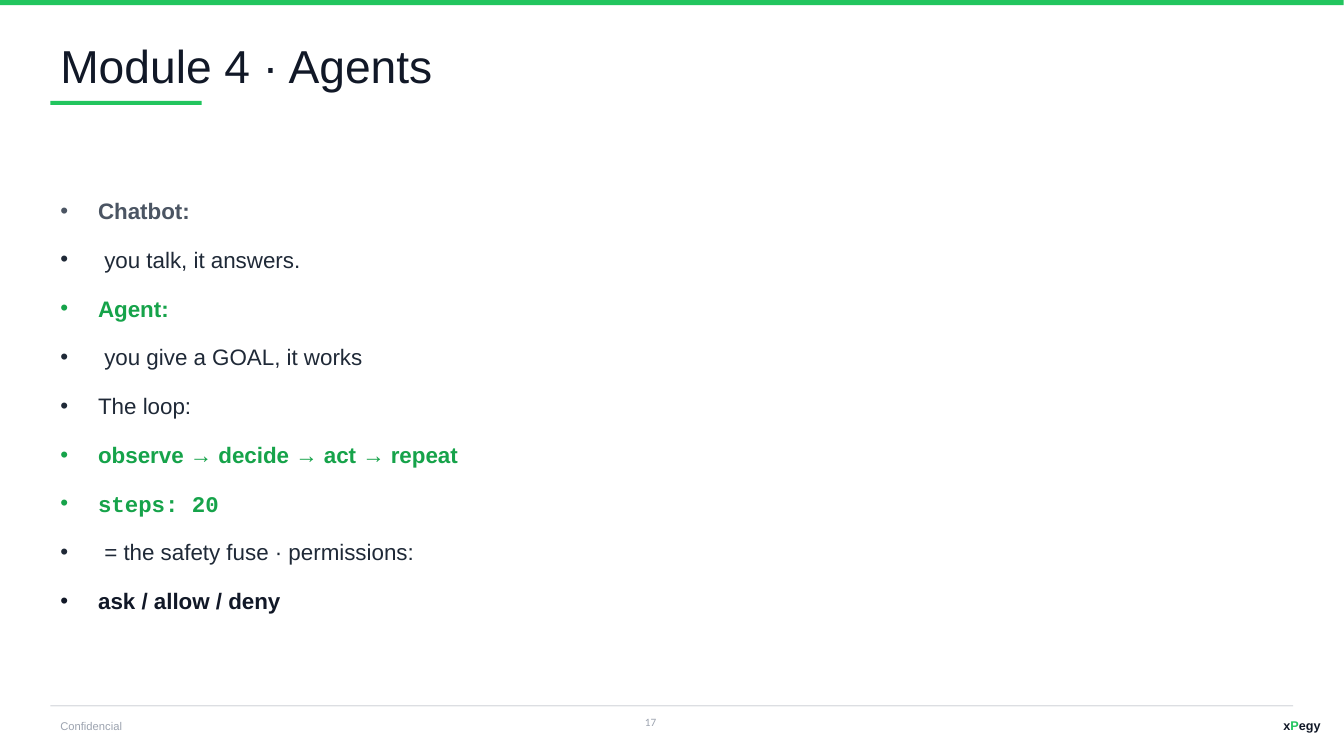
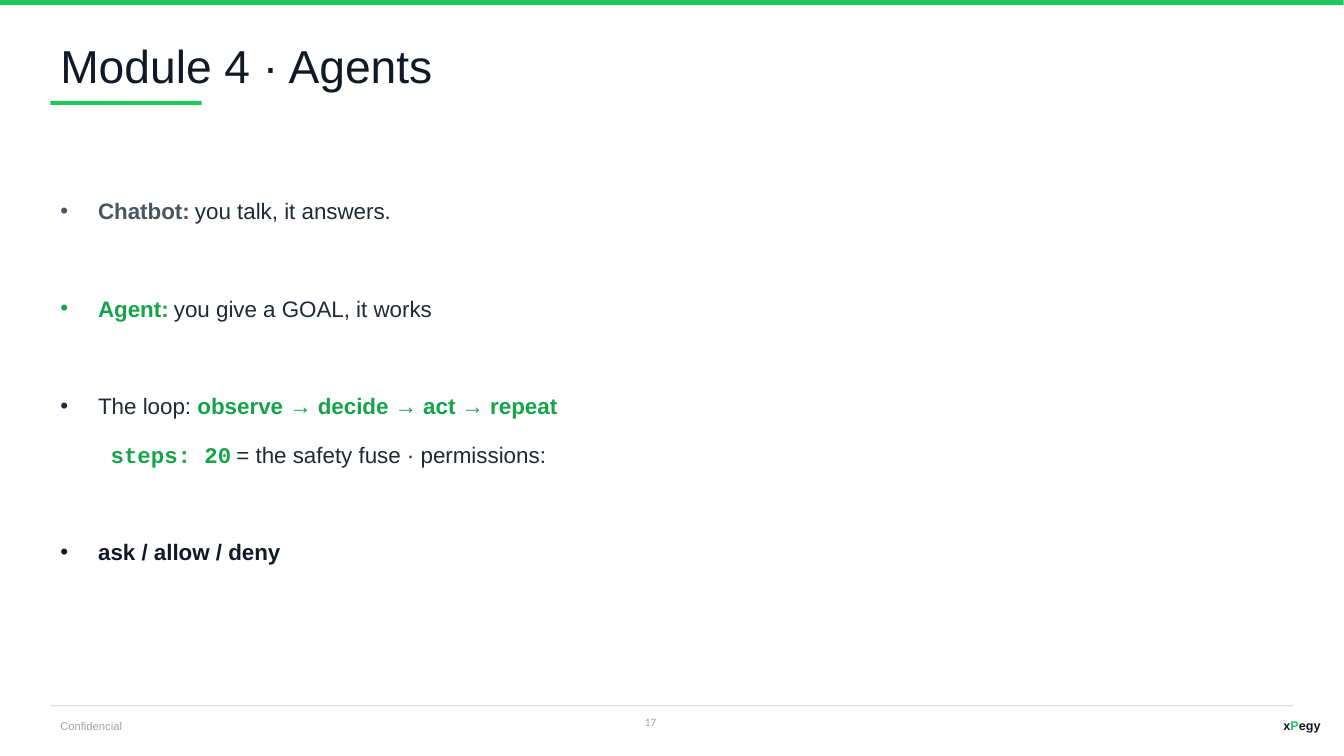
Before and after one commit to JaviPege/mundus-ai-programming-course, a slide deck: slide 17 of AI-EBike-Fleet-Manager-Workshop.pptx. Drawn at 1344x756 pixels with LibreOffice and Linux fonts; fonts in the diff are those of the drawing. Boxes give left, top, right and bottom in pixels: in the first picture for what was removed or moved away, otherwise in the second. Text is boxed around its words. In the diff, an @@ line names an element or a change of style, - is before the commit and + after.

```diff
--- a/AI-EBike-Fleet-Manager-Workshop.pptx
+++ b/AI-EBike-Fleet-Manager-Workshop.pptx
@@ text at <box>98,202,557,468</box>: text changed @@
-• Chatbot:
-• you talk, it answers.
-• Agent:
-• you give a GOAL, it works
-• The loop:
-• observe → decide → act → repeat
-• steps: 20
-• = the safety fuse · permissions:
+• Chatbot: you talk, it answers.
+• Agent: you give a GOAL, it works
+• The loop: observe → decide → act → repeat
+  steps: 20 = the safety fuse · permissions:
```
Also in this commit, not shown: 13 other slides changed.
